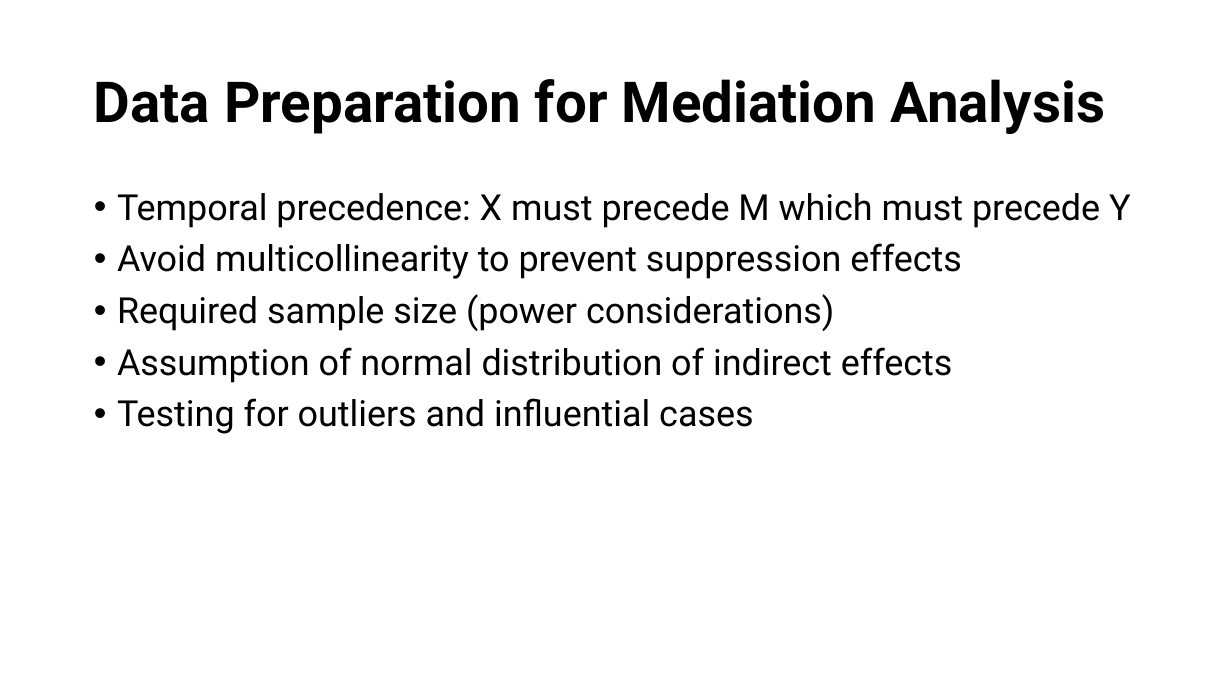
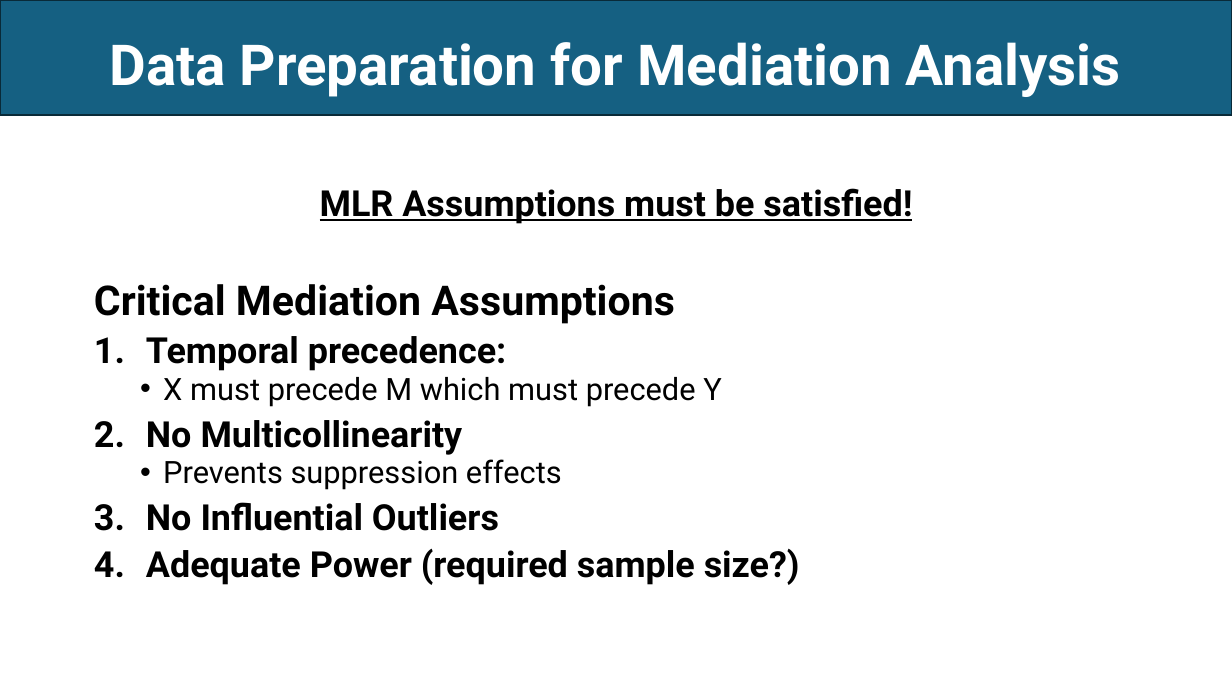
Before and after one commit to EwokOzwok/Data-Analysis-II---CBHPAR-Seminar, a slide deck: slide 15 of Data Analysis II - Mediation and Moderation.pptx (slide 14 before the commit). Drawn at 1232x693 pixels with LibreOffice and Linux fonts; fonts in the diff are those of the drawing. Boxes give left, top, right and bottom in pixels: in the first picture for what was removed or moved away, otherwise in the second. Text is boxed around its words. In the diff, an @@ line names an element or a change of style, - is before the commit and + after.

Commit message:
Mediation Updates

```diff
--- a/Data Analysis II - Mediation and Moderation.pptx
+++ b/Data Analysis II - Mediation and Moderation.pptx
@@ title "Data Preparation for Mediation Analysis": place and size @@
-title "Data Preparation for Mediation Analysis" at bbox=[94, 79, 1105, 134]
+title "Data Preparation for Mediation Analysis" at bbox=[110, 42, 1121, 97]
@@ title "Data Preparation for Mediation Analysis" at bbox=[110, 42, 1121, 97]: text colour #000000 to #FFFFFF; alignment left to centre @@
@@ rectangle added at bbox=[0, 0, 1232, 115], fill #156082, outline #092A39 1.5 pt @@
@@ text at bbox=[94, 188, 912, 585]: text changed; bold on @@
-• Temporal precedence: X must precede M which must precede Y
-• Avoid multicollinearity to prevent suppression effects
-• Required sample size (power considerations)
-• Assumption of normal distribution of indirect effects
-• Testing for outliers and influential cases
+MLR Assumptions must be satisfied!
+Critical Mediation Assumptions
+1. Temporal precedence:
+  • X must precede M which must precede Y
+2. No Multicollinearity
+  • Prevents suppression effects
+3. No Influential Outliers
+4. Adequate Power (required sample size?)
```
Also in this commit, not shown: 7 other slides changed, 1 slide added, 3 other files.
